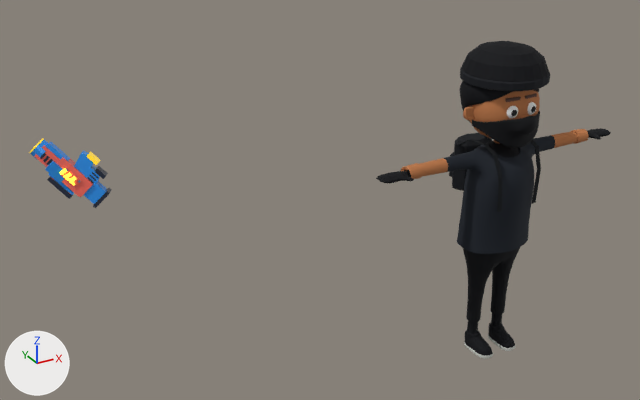
What one commit did to the Blender file ArtSource/Characters/Character02Thief/Armed/Character02_Thief_AssaultRifle.blend.
Rendered twice from a 50 mm camera at (-3.61, -4.16, 3.46) aimed at (-1.09, 0.43, 1.16). The axes (+X, +Y, +Z) are drawn at lower left. The lights are the same throughout. The picture after the commit comes second.

The older version as bpy lines, for what is in view:
```python
mat_character02_thief = principled_material('Character02_Thief')
mat_character02_thief.texture = img_character02_thief_palette_png
mat_character02_thief.roughness = 0.83
mat_character02_thief.specular_ior_level = 0.22
me_cube_005 = bpy.data.meshes.new('Cube.005')
me_cube_005.from_pydata(...)  # 3997 vertices, 3886 faces; spans x -0.94..0.94, y 0.0..2.14, z -0.4..0.27
me_cube_005.materials.append(mat_character02_thief)  # picture img_character02_thief_palette_png
me_weapon_assaultrifle_wing_1_mesh_001 = bpy.data.meshes.new('Weapon_AssaultRifle_Wing_1_Mesh.001')
me_weapon_assaultrifle_wing_1_mesh_001.from_pydata(...)  # 7296 vertices, 14416 faces; spans x -2.78..-2.367, y 0.556..0.86, z 1.328..1.745
# faces by material slot: [3364, 2424, 5056, 940, 1504, 1128]
me_weapon_assaultrifle_wing_1_mesh_001.materials.append(mat_cg_weapon_blue)  # blue #2c99f9
me_weapon_assaultrifle_wing_1_mesh_001.materials.append(mat_cg_weapon_yellow)  # yellow #ffd62c, glowing yellow #ffd62c
me_weapon_assaultrifle_wing_1_mesh_001.materials.append(mat_cg_weapon_ink)  # dark blue #2c3548
me_weapon_assaultrifle_wing_1_mesh_001.materials.append(mat_cg_weapon_steel)  # greyish blue #8699b3
me_weapon_assaultrifle_wing_1_mesh_001.materials.append(mat_cg_weapon_yellowlight)  # yellow #ffe73c, glowing yellow #ffe73c
me_weapon_assaultrifle_wing_1_mesh_001.materials.append(mat_cg_weapon_coral)  # red #ff6f61
ob_character02_thief = bpy.data.objects.new('Character02_Thief', me_cube_005)
ob_character02_thief.location = (0.0, 0.0, 0.0)
ob_character02_thief.rotation_euler = (1.571, 0.0, 0.0)  # degrees (90, 0, 0)
ob_weapon_assaultrifle = bpy.data.objects.new('Weapon_AssaultRifle', me_weapon_assaultrifle_wing_1_mesh_001)
ob_weapon_assaultrifle.location = (0.0, 0.0, 0.0)
```
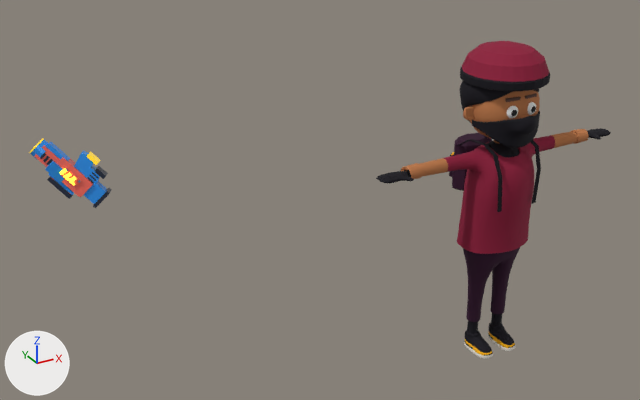
The edits, one by one:
Picture 'Character02_Thief_Palette.png.001' (img_character02_thief_palette_png_001) is new.
Material 'Character02_Thief' (mat_character02_thief) changes its picture from img_character02_thief_palette_png to img_character02_thief_palette_png_001.
me_cube_005 has 3997 vertices, 3886 faces and spans x -0.94..0.94, y 0.0..2.14, z -0.4..0.27.
me_cube_005 is used by ob_character02_thief; location (0.0, 0.0, 0.0); rotation (1.571, 0.0, 0.0), in degrees (90, 0, 0).
me_cube_005 part 1: texture (UV) coordinates of 3154 of 3886 faces, centred in x -0.93..0.93, y 0.0..2.14, z -0.39..0.27, changed; they spanned u 0.03..0.97, v 0.03..0.41 and now span u 0.03..0.28, v 0.53..0.53.

What differs and where, as boxes (x1, y1, x2, y2) in the pictures (640 x 400 px):
'Character02_Thief', surface changed (black to red)
    both: (442, 41, 558, 359)
part 1 of me_cube_005, surface changed (black to red)
    both: (444, 41, 555, 359)
